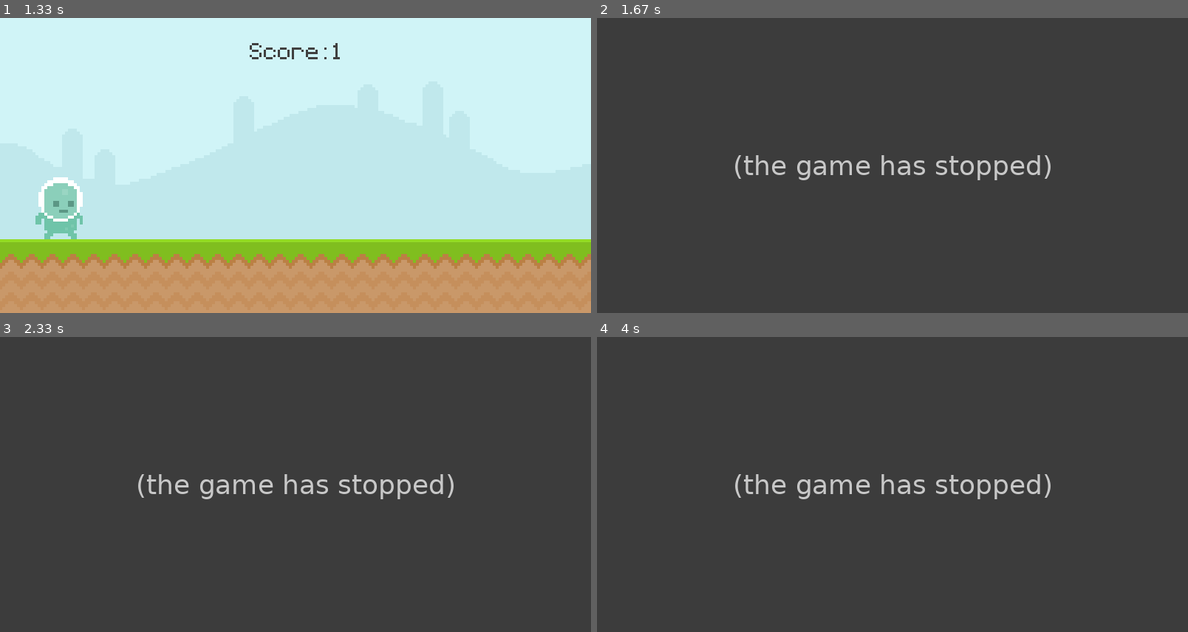
Above: before the commit, frames 1-4 (two rows, left to right).
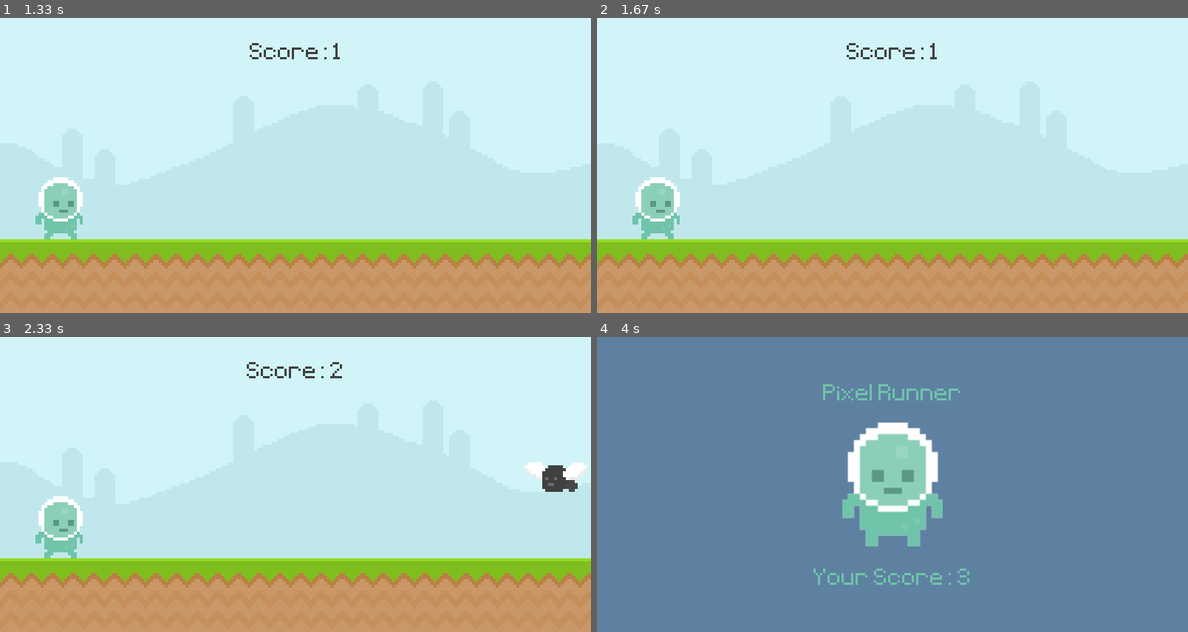
Above: after the commit, the same moments.

Repository: ShadowStorm0/PyGame
Game: pygame game, started from FirstGame/First_Game.py
The game is run twice, just before and just after one commit, with the same random seed, the same clock (stepped at 60 frames per second) and the same inputs.
Inputs:
- Up to frame 1 (1.33 s): tap Space at 0.33 s
- Up to frame 2 (1.67 s): no input
- Up to frame 3 (2.33 s): no input
- Up to frame 4 (4 s): tap Space at 3.17, 3.57, 3.87 s

Frame 1 is identical in both runs. In frame 2, 100% of the frame differs, in the area x 0-100%, y 0-100%; in frame 3, 99%; in frame 4, 100%.
Error before the commit: AttributeError: 'Obstacle' object has no attribute 'frames' (First_Game.py line 54); the game stopped at 1.5 s (later frames are placeholders)

Commit message:
Cleaning Codebase
Signed-off-by: ShadowStorm0 <41564329+ShadowStorm0@users.noreply.github.com>

Diff:
--- a/FirstGame/First_Game.py
+++ b/FirstGame/First_Game.py
@@ -32,13 +32,13 @@
             self.rect.bottom = 300
 
     def animation_state(self):
-        # display walking animation when player is on floor
-        # display the jump surface when player is not on floor
+        # Display walking animation when player is on floor
+        # Display the jump surface when player is not on floor
         if self.rect.bottom < 300: # Check if player is not on ground
             self.image = self.player_jump # Jumping animation
         else:
             self.player_index += 0.1
-            if self.player_index >= len(self.player_walk): self.player_index = 0 #loop back to 0 when reaches 1 [Restart Animation]
+            if self.player_index >= len(self.player_walk): self.player_index = 0 # loop back to 0 when reaches 1 [Restart Animation]
             self.image = self.player_walk[int(self.player_index)] # Player walking animation
 
     def update(self):
@@ -50,10 +50,6 @@
     def __init__(self, type):
         super().__init__()
 
-        self.animation_index = 0
-        self.image = self.frames[self.animation_index]
-        self.rect = self.image.get_rect(midbottom = (randint(900, 1100), y_pos))
-
         if type == 'fly':
             fly_1 = pygame.image.load('./FirstGame/graphics/Fly/Fly1.png').convert_alpha()
             fly_2 = pygame.image.load('./FirstGame/graphics/Fly/Fly2.png').convert_alpha()
@@ -64,6 +60,10 @@
            snail_2 = pygame.image.load('./FirstGame/graphics/snail/snail2.png').convert_alpha()
            self.frames = [snail_1, snail_2]# Animation list
            y_pos = 300
+
+        self.animation_index = 0
+        self.image = self.frames[self.animation_index]
+        self.rect = self.image.get_rect(midbottom = (randint(900, 1100), y_pos))
 
     def animation_state(self):
         self.animation_index += 0.1
